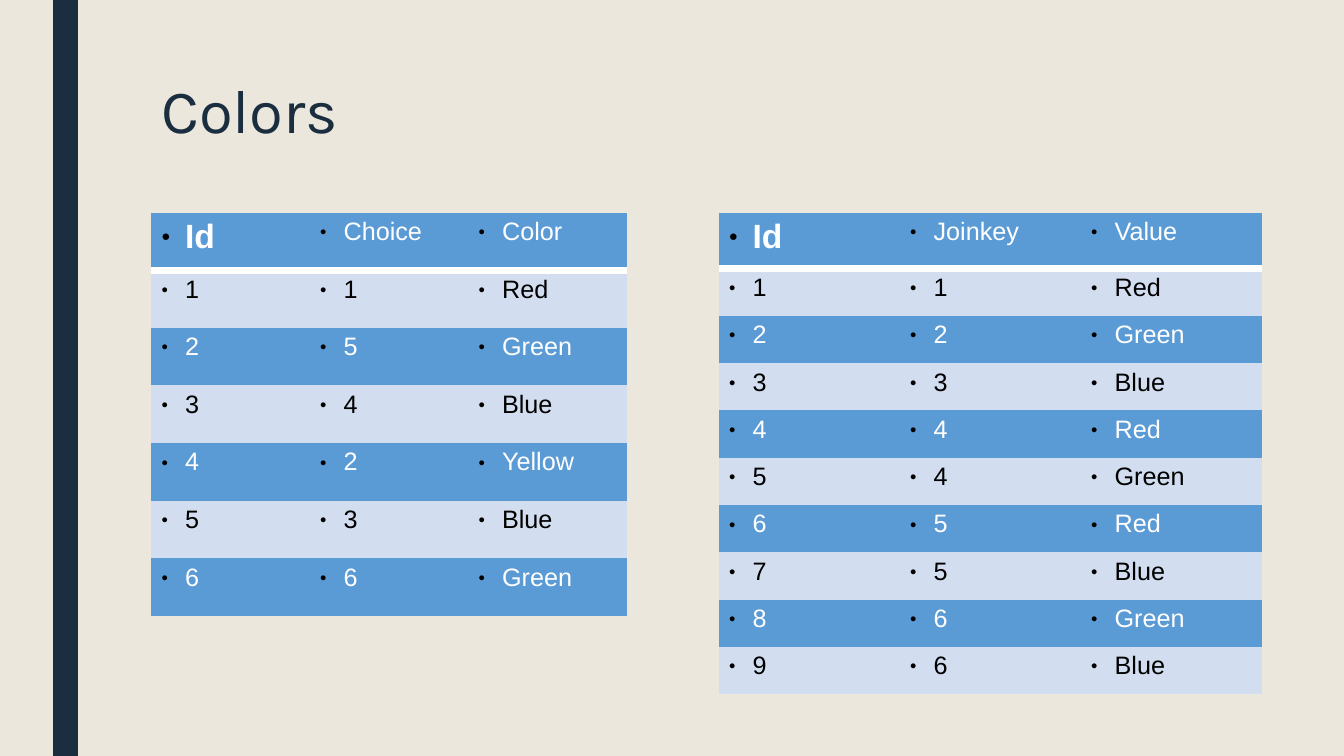
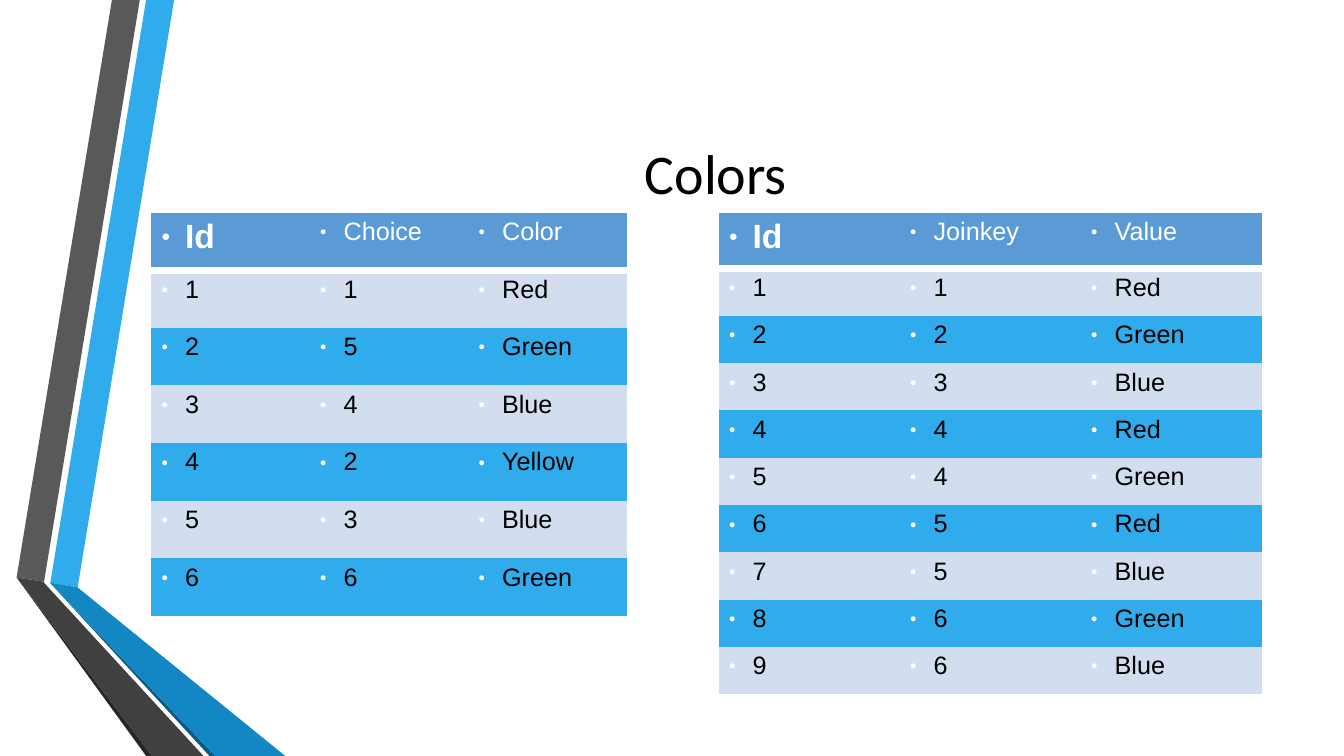
Before and after one commit to MGIS-UMN/GIS5577_week4, a slide deck: slide 4 of Advanced_DB_queries.odp. Drawn at 1344x756 pixels with LibreOffice and Linux fonts; fonts in the diff are those of the drawing; background and template pictures are left out. Boxes give left, top, right and bottom in pixels: in the first picture for what was removed or moved away, otherwise in the second. Text is boxed around its words. In the diff, an @@ line names an element or a change of style, - is before the commit and + after.

```diff
--- a/Advanced_DB_queries.odp
+++ b/Advanced_DB_queries.odp
@@ background #EBE7DD to picture (left out) @@
@@ freeform shape removed at box(52, 0, 78, 756) @@
@@ title "Colors": place and size @@
-title "Colors" at box(161, 91, 338, 134)
+title "Colors" at box(645, 155, 787, 195)
@@ title "Colors" at box(645, 155, 787, 195): size 44 to 40 pt, font Karla to Calibri, text colour #1A2E40 to #000000; alignment left to centre; line spacing 0.89 to 1; vertical alignment top to middle @@
@@ table at box(151, 213, 626, 616) @@
@@ fill #5B9BD5 to #30ACEC in 9 cells @@
@@ text colour #FFFFFF to #000000 in "2", "5", "Green", "4" and 5 more places @@
@@ bullet colour #000000 to #FFFFFF @@
@@ table at box(719, 213, 1263, 679) @@
@@ fill #5B9BD5 to #30ACEC in 12 cells @@
@@ text colour #FFFFFF to #000000 in "2", "2", "Green", "4" and 8 more places @@
@@ bullet colour #000000 to #FFFFFF @@
@@ group added at box(16, 0, 285, 756): 6 freeform shapes @@
```
Also in this commit, not shown: 32 other slides changed.
